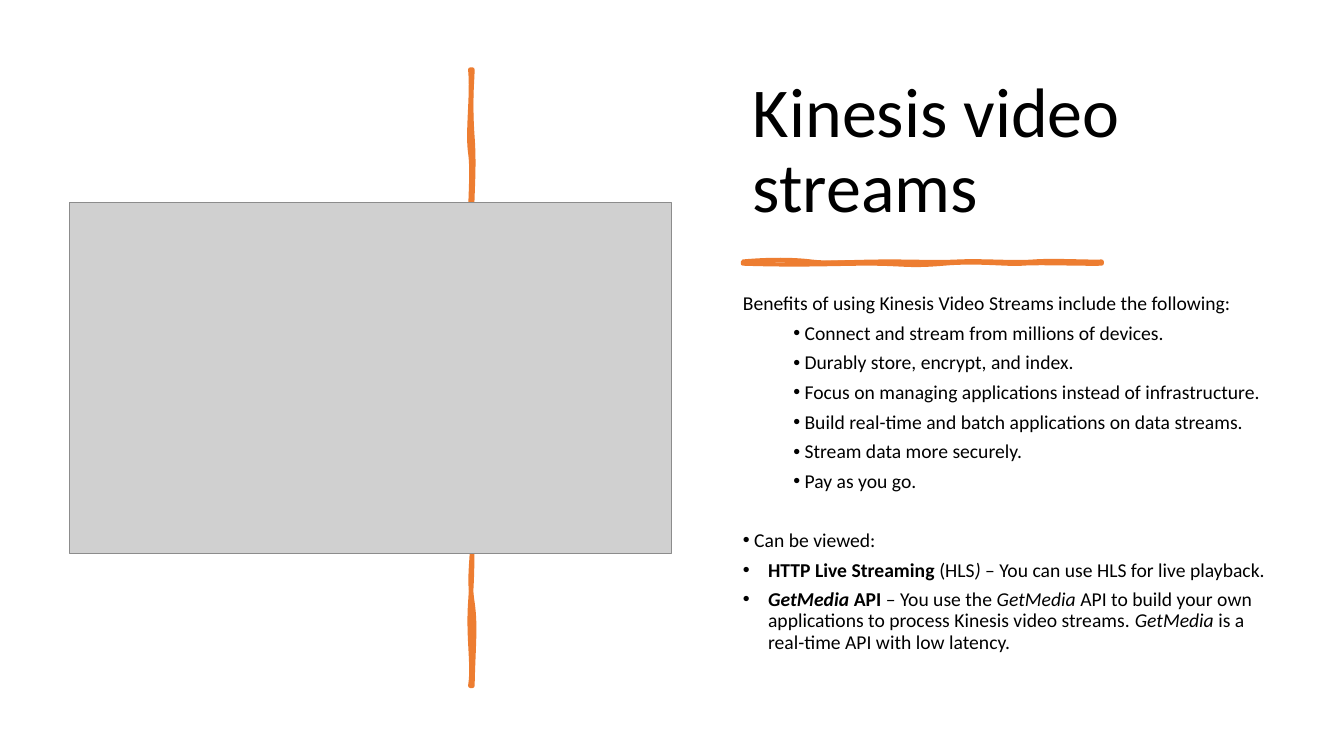
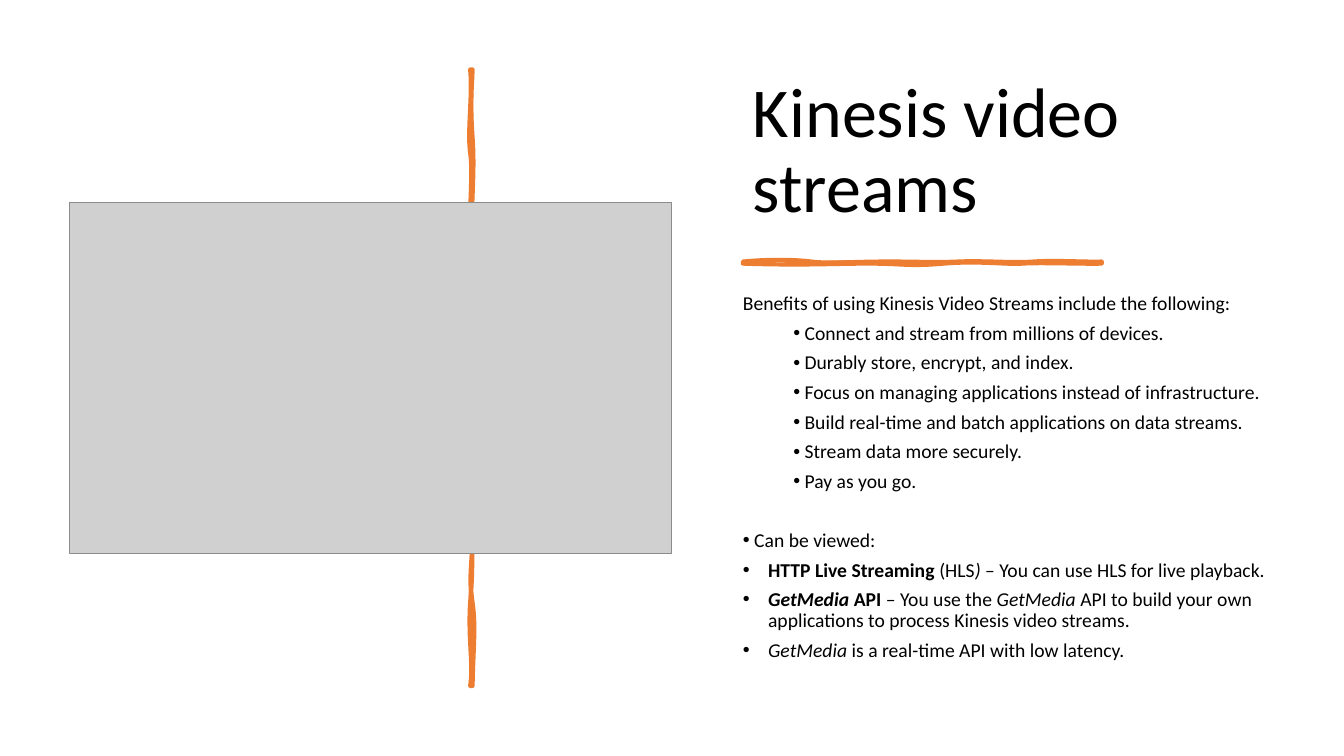
Before and after one commit to IlyaChakun/aws-iba-courses, a slide deck: slide 36 of lecture-materials/Analytics/Kinesis/Kinesis.pptx (slide 32 before the commit). Drawn at 1344x756 pixels with LibreOffice and Linux fonts; fonts in the diff are those of the drawing; grey boxes stand for pictures. Boxes give left, top, right and bottom in pixels: in the first picture for what was removed or moved away, otherwise in the second. Text is boxed around its words. In the diff, an @@ line names an element or a change of style, - is before the commit and + after.

```diff
--- a/lecture-materials/Analytics/Kinesis/Kinesis.pptx
+++ b/lecture-materials/Analytics/Kinesis/Kinesis.pptx
@@ text at <box>768,592,1252,660</box>: text changed @@
-• GetMedia API – You use the GetMedia API to build your own applications to process Kinesis video streams. GetMedia is a real-time API with low latency.
+• GetMedia API – You use the GetMedia API to build your own applications to process Kinesis video streams.
+• GetMedia is a real-time API with low latency.
```
Also in this commit, not shown: 7 other slides changed, 4 slides added, 30 other files.
